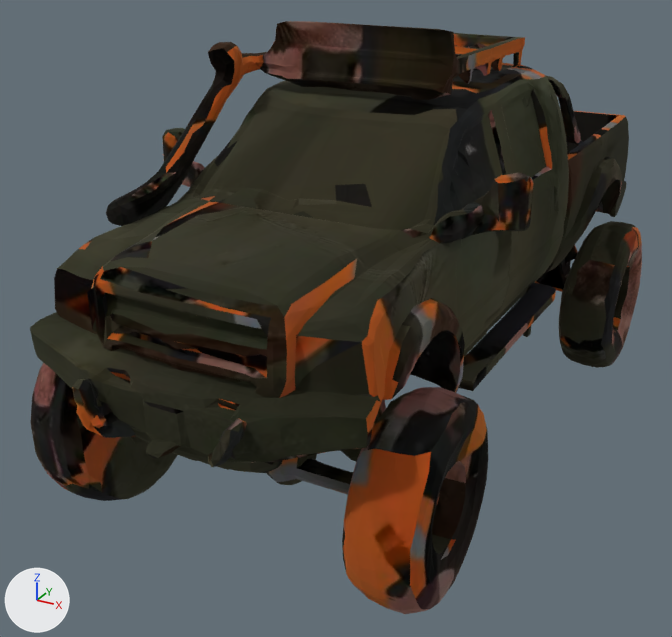
What one commit did to the glTF model assets/fp/cdn/8188a2cd-ef95-40fd-a83c-0e4e3f3d34ba.glb.
One viewpoint serves both versions: a 50 mm camera at (0.488, -1.04, 0.383) aimed at (-0.042, -0.077, -0.099). Every picture has the same lights, and +X, +Y and +Z are marked at lower left. The picture after the commit comes second. Where no turn or scale is listed for an object, it has been applied to the vertices.

The scene before the commit, as lines of its bpy script (objects in view):
```python
mat_material_0 = principled_material('Material_0')
mat_material_0.texture = img_basecolor_webp
mat_material_0.metallic = 1.0
mat_material_0.roughness = 1.0
me_geometry_0 = bpy.data.meshes.new('geometry_0')
me_geometry_0.from_pydata(...)  # 9678 vertices, 19613 faces; spans x -0.246..0.246, y -0.498..0.498, z -0.267..0.267
me_geometry_0.materials.append(mat_material_0)  # picture img_basecolor_webp
ob_geometry_0 = bpy.data.objects.new('geometry_0', me_geometry_0)
ob_geometry_0.location = (0.004, -0.001, 0.002)
```
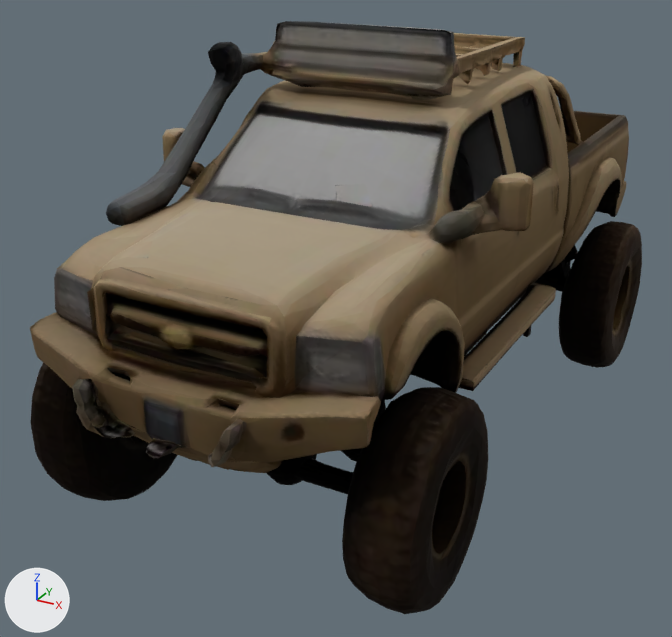
What the commit changed:
Picture 'Image_0' (img_image_0) is new.
Material 'Material_0' (mat_material_0) changes its picture from img_basecolor_webp to img_image_0.

Pixel boxes [x1, y1, x2, y2] of what changed, in the pictures (672 x 637 px):
'geometry_0', surface changed
    both: [30, 21, 642, 614]
